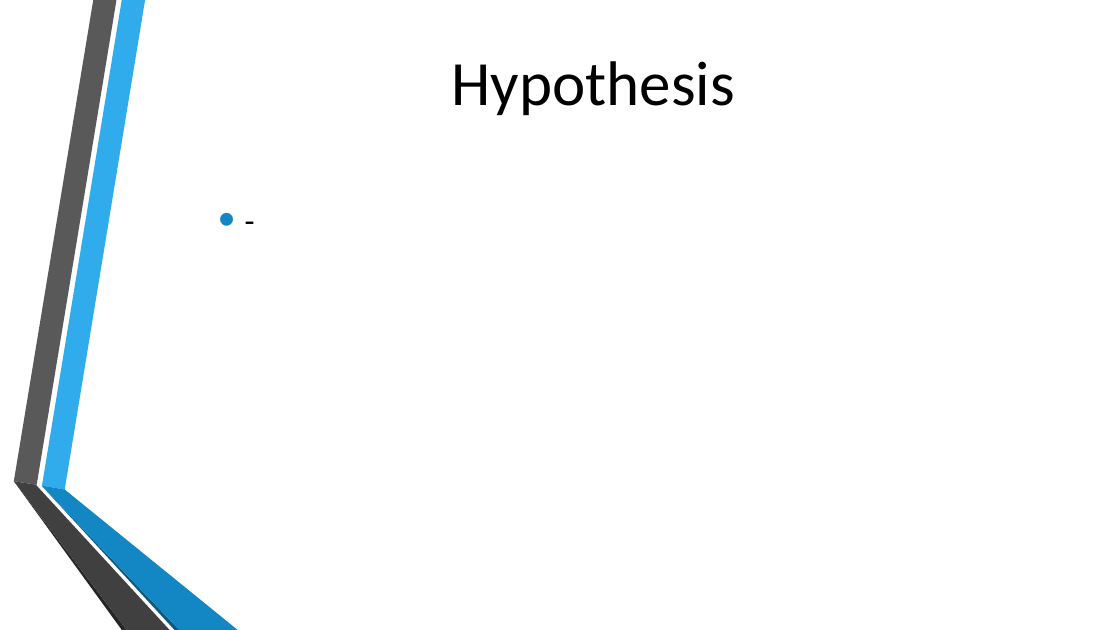
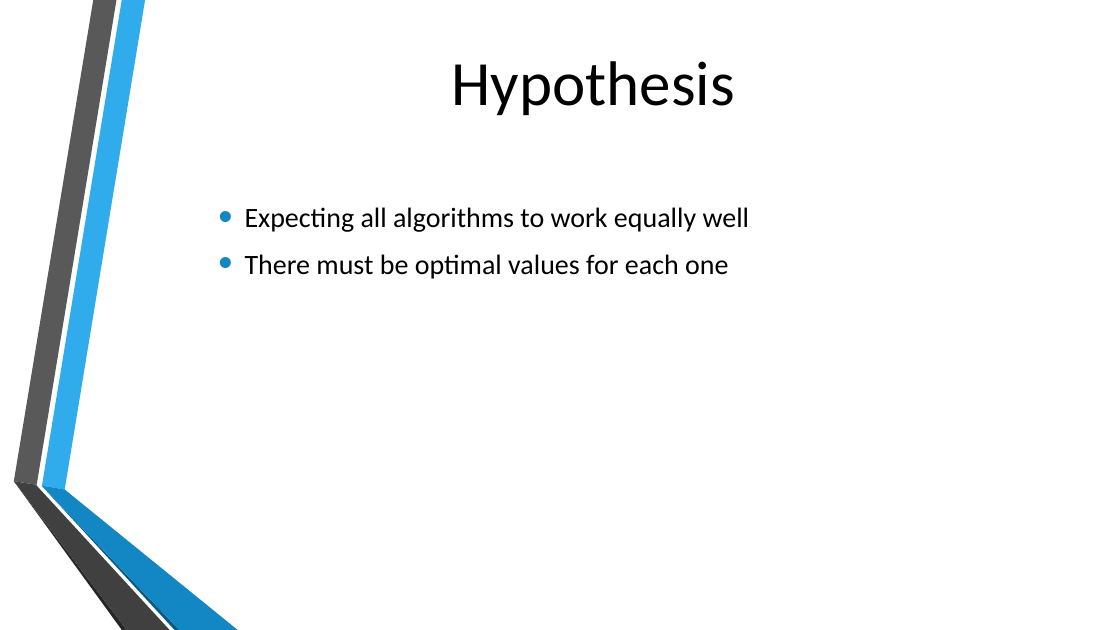
Before and after one commit to michielvh1995/OMI, a slide deck: slide 7 of Presentatie/Onderzoek eindpresentatie.pptx. Drawn at 1120x630 pixels with LibreOffice and Linux fonts; fonts in the diff are those of the drawing; background and template pictures are left out. Boxes give left, top, right and bottom in pixels: in the first picture for what was removed or moved away, otherwise in the second. Text is boxed around its words. In the diff, an @@ line names an element or a change of style, - is before the commit and + after.

Commit message:
hypothesis
Hypothesis en nog wat denk ik

```diff
--- a/Presentatie/Onderzoek eindpresentatie.pptx
+++ b/Presentatie/Onderzoek eindpresentatie.pptx
@@ text at (245, 207, 750, 279): text changed; size 28 to 24 pt @@
-• -
+• Expecting all algorithms to work equally well
+• There must be optimal values for each one
```
